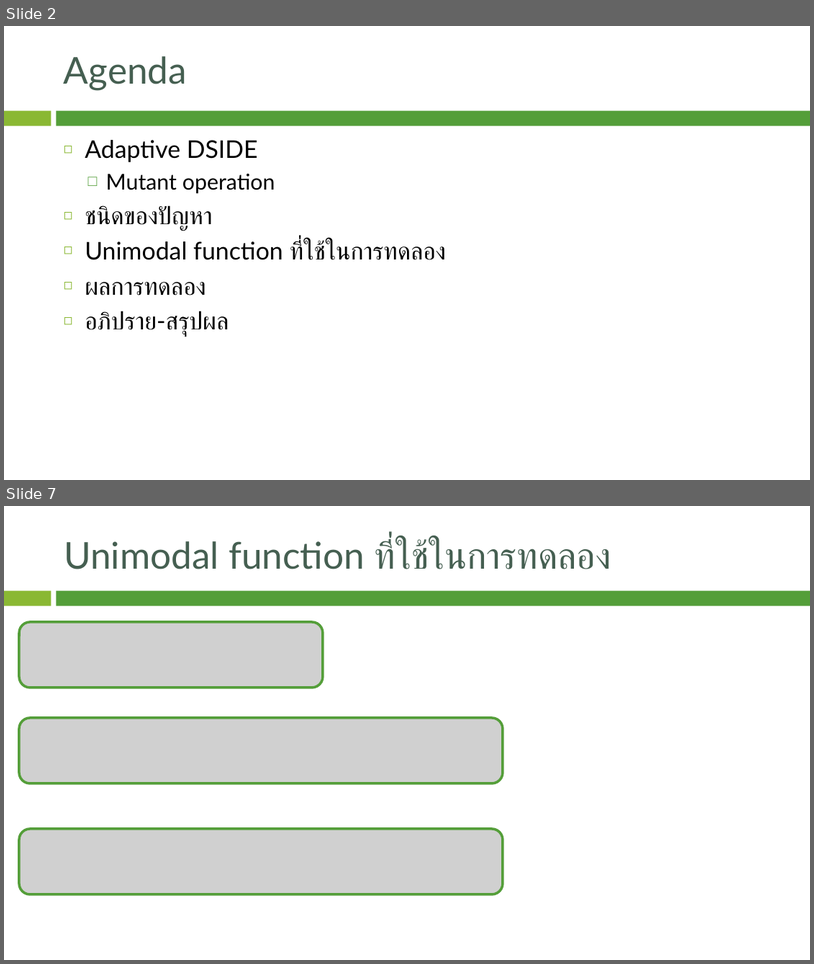
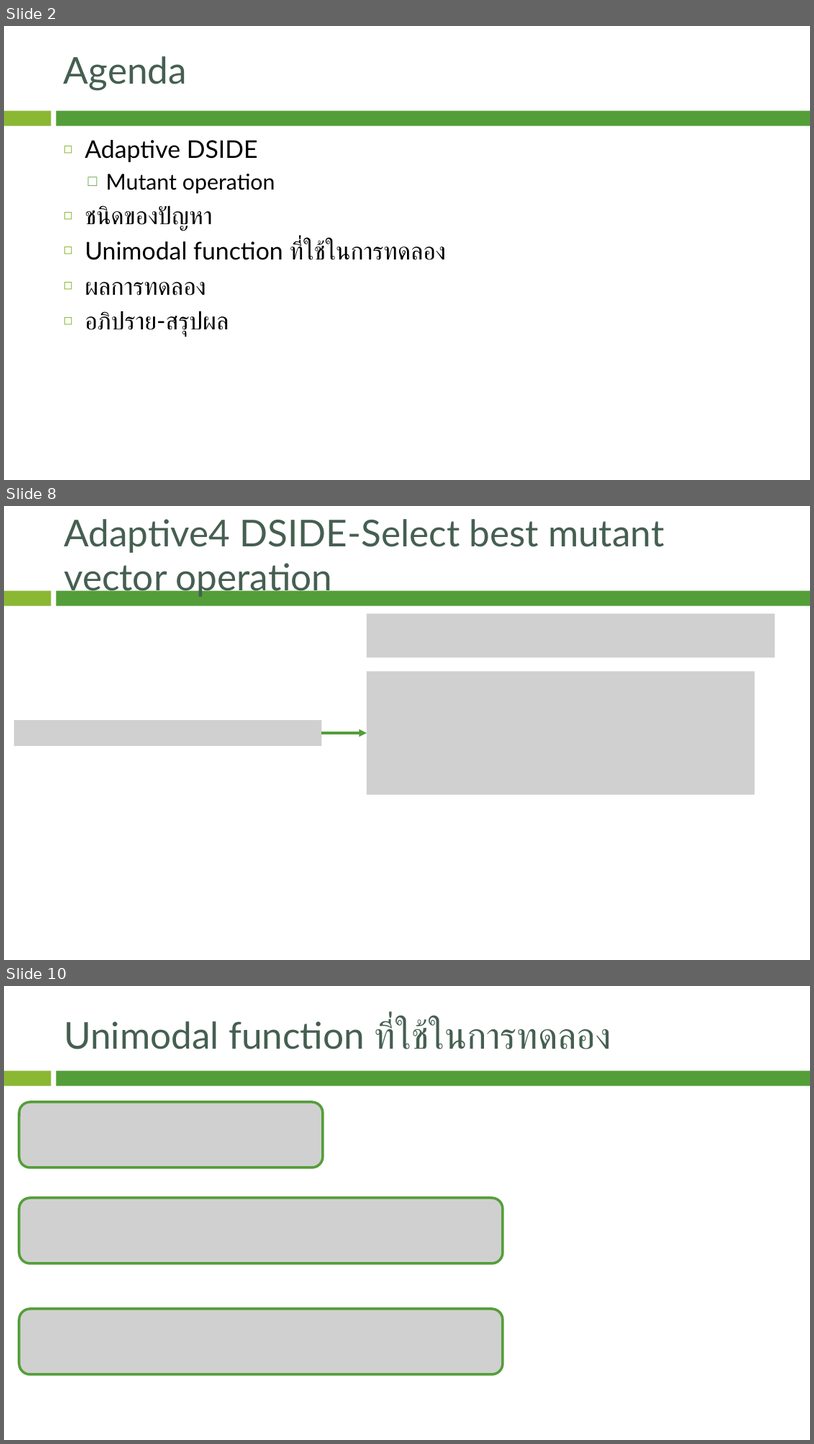
Before and after one commit to JhonSPattan/Algorithm, a slide deck: Adptive_DSIDE.pptx. Shown one above the other, each under a label of ours: slides 2 and 7 before the commit, slides 2, 8 and 10 after it; the slides between them are not shown. The pictures are 814x964 and 814x1444 pixels, drawn with LibreOffice and Linux fonts; fonts in the diff are those of the drawing; grey boxes stand for pictures; background and template pictures are left out. Boxes give left, top, right and bottom in pixels: in the first picture for what was removed or moved away, otherwise in the second. Text is boxed around its words. In the diff, an @@ line names an element or a change of style, - is before the commit and + after.

```diff
--- a/Adptive_DSIDE.pptx
+++ b/Adptive_DSIDE.pptx
@@ slide 8 added at (4, 506, 810, 960), background picture (left out); not listed: 2 template elements that a slide beside it also shows @@
@@ title added at (64, 519, 664, 597), 44 pt, text #455F51 @@
+Adaptive4 DSIDE-Select best mutant vector operation
@@ picture added at (367, 614, 775, 658) @@
@@ picture added at (367, 671, 756, 795) @@
@@ picture added at (14, 720, 322, 746) @@
@@ arrow added from (322, 733) to (367, 733), #549E39 3 pt @@
@@ what was slide 7 is now slide 10 @@
```
Also in this commit, not shown: 5 slides changed, 4 other slides added, 1 slide removed.
